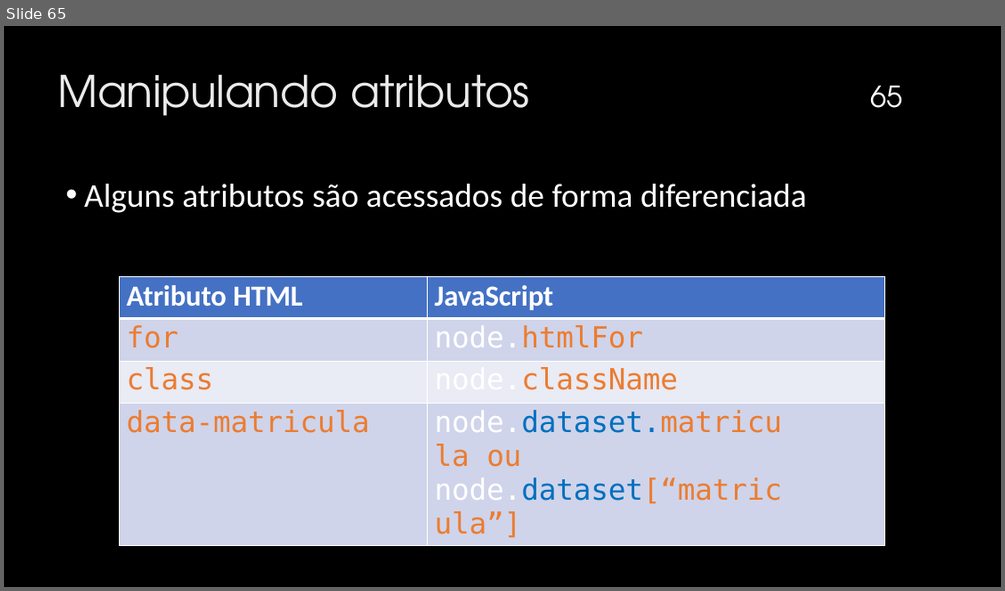
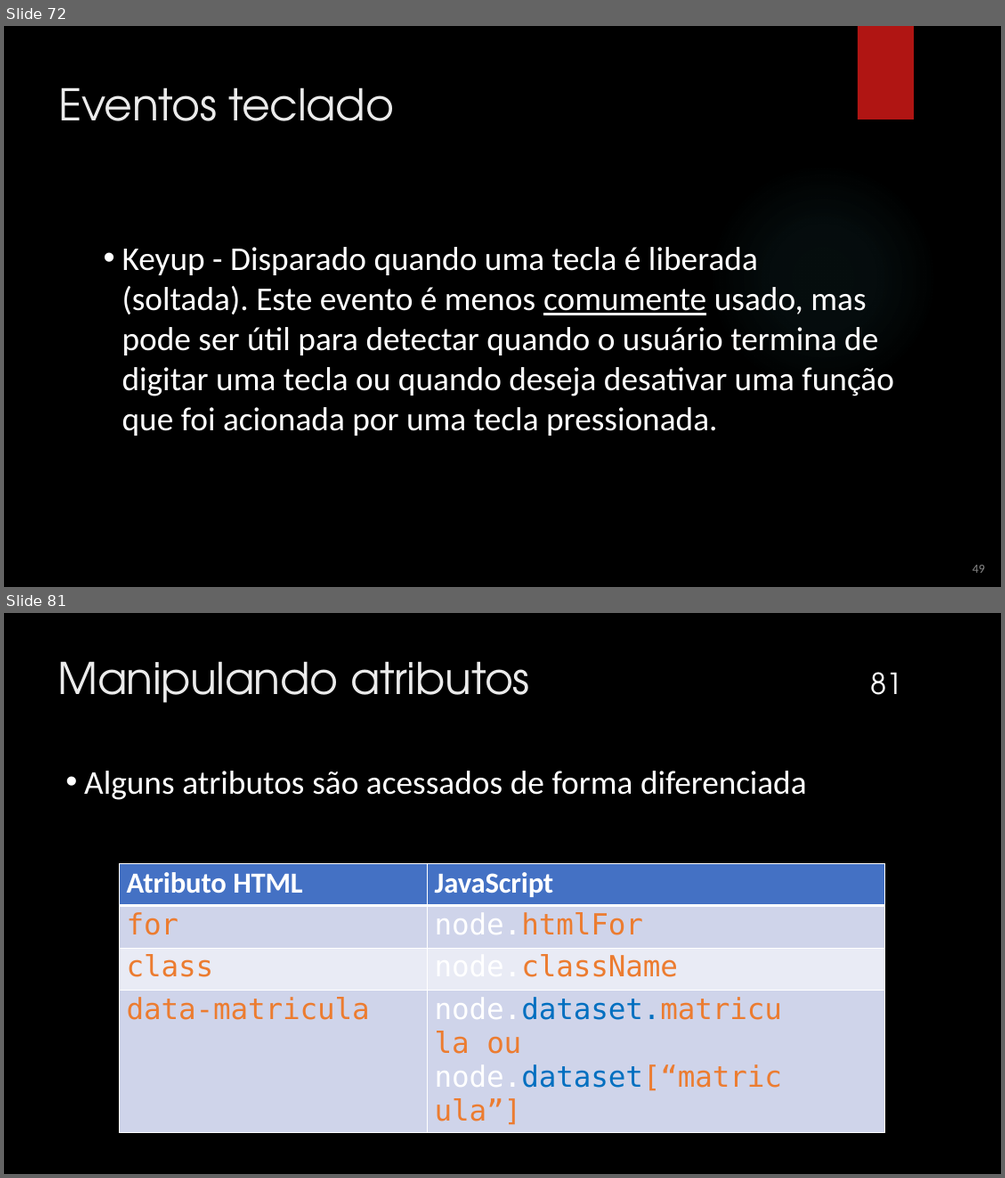
Before and after one commit to mizaelcarlos/Infonet---3-Ano-2025, a slide deck: Programação Client-Side/JavaScript.pptx. Shown one above the other, each under a label of ours: slide 65 before the commit, slides 72 and 81 after it; the slides between them are not shown. The pictures are 1005x591 and 1005x1178 pixels, drawn with LibreOffice and Linux fonts; fonts in the diff are those of the drawing; background and template pictures are left out. Boxes give left, top, right and bottom in pixels: in the first picture for what was removed or moved away, otherwise in the second. Text is boxed around its words. In the diff, an @@ line names an element or a change of style, - is before the commit and + after.

Commit message:
eventos mouse

```diff
--- a/Programação Client-Side/JavaScript.pptx
+++ b/Programação Client-Side/JavaScript.pptx
@@ slide 72 added at (4, 26, 1001, 587), background picture (left out) @@
@@ rectangle added at (858, 26, 914, 119), fill #B01513 @@
@@ title added at (58, 87, 394, 121), 42 pt, text #EBEBEB @@
+Eventos teclado
@@ ellipse added at (708, 163, 938, 394), fill gradient #50B9C1 @@
@@ text added at (122, 247, 894, 435), 32 pt, text #FFFFFF @@
+  • Keyup - Disparado quando uma tecla é liberada (soltada). Este evento é menos comumente usado, mas pode ser útil para detectar quando o usuário termina de digitar uma tecla ou quando deseja desativar uma função que foi acionada por uma tecla pressionada.
@@ text added at (972, 564, 985, 572), 12 pt, text #888888 @@
+49
@@ what was slide 65 is now slide 81 @@
@@ page number at (870, 672, 902, 695): text changed @@
-65
+81
```
Also in this commit, not shown: 16 other slides added, 3 slides removed, 16 other files.
